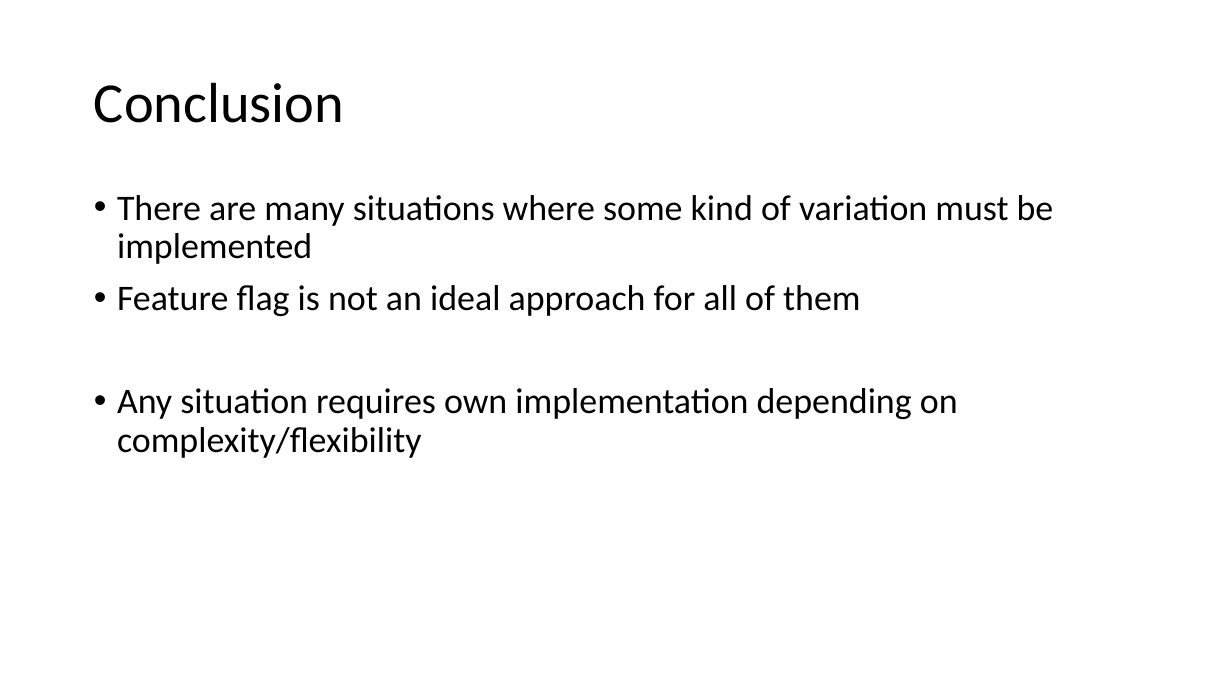
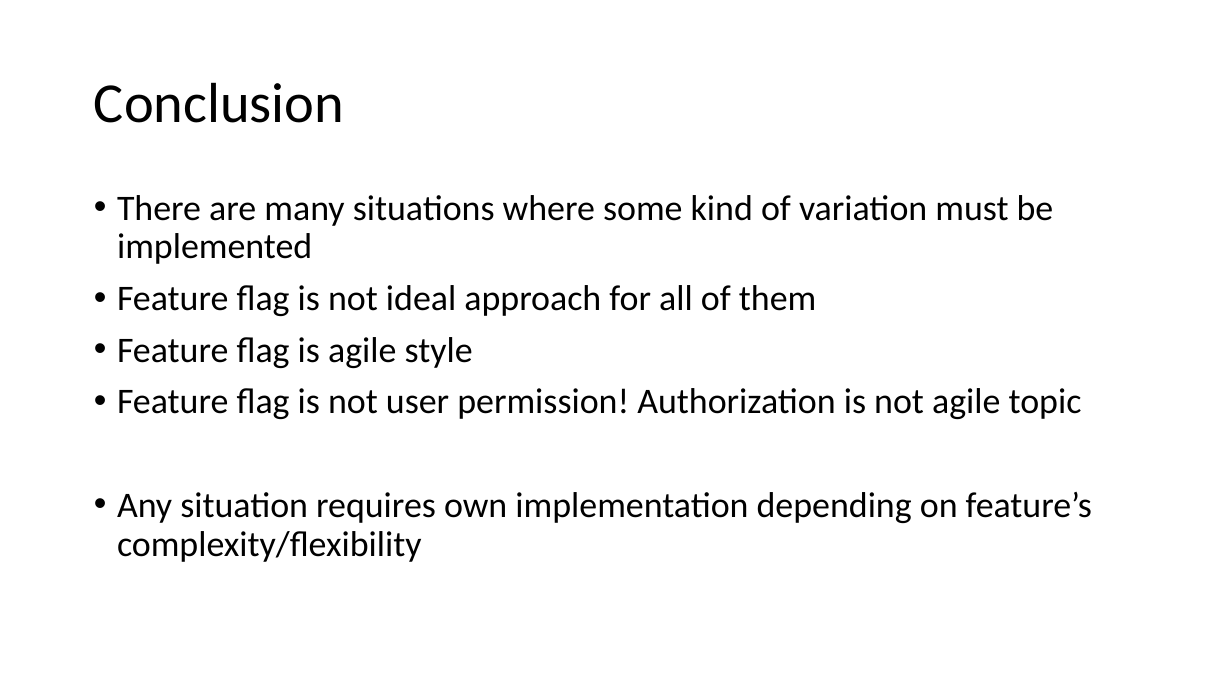
Before and after one commit to magicmanam/slides, a slide deck: slide 20 of Feature Flags.pptx (slide 18 before the commit). Drawn at 1232x693 pixels with LibreOffice and Linux fonts; fonts in the diff are those of the drawing. Boxes give left, top, right and bottom in pixels: in the first picture for what was removed or moved away, otherwise in the second. Text is boxed around its words. In the diff, an @@ line names an element or a change of style, - is before the commit and + after.

```diff
--- a/Feature Flags.pptx
+++ b/Feature Flags.pptx
@@ text at (117,285,1092,562): text changed @@
-• Feature flag is not an ideal approach for all of them
-• Any situation requires own implementation depending on complexity/flexibility
+• Feature flag is not ideal approach for all of them
+• Feature flag is agile style
+• Feature flag is not user permission! Authorization is not agile topic
+• Any situation requires own implementation depending on feature’s complexity/flexibility
```
Also in this commit, not shown: 6 other slides changed, 2 slides added.
